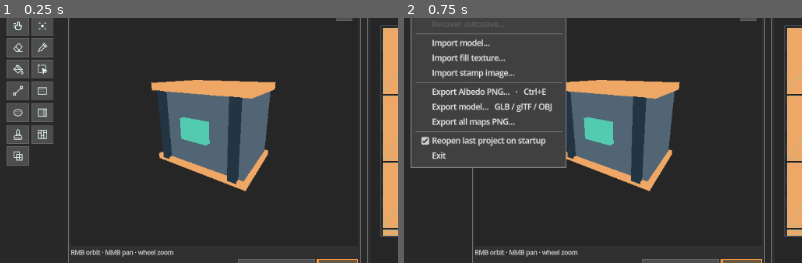
Above: before the commit, frames 1-2 (left to right).
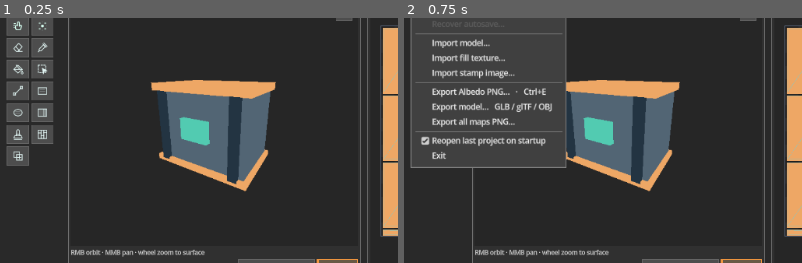
Above: after the commit, the same moments.

Repository: duasun/PixelTexturePainter
Game: Godot game, scene res://scenes/main_window.tscn
Same seed, same stepped clock (60 frames per second), same inputs: the game is played once before the commit and once after it.
Inputs:
- Up to frame 1 (0.25 s): no input
- Up to frame 2 (0.75 s): click "File" at 0.5 s
The pictures show only the part of the screen within x 0-50%, y 21-71%; the shares and areas given below are measured in that part.

The runs differ from the first frame. In frame 1, 0.1% of the frame differs, in the area x 43-52%, y 94-97%; in frame 2, 0.1%.

Commit message:
Make model camera zoom slow and surface focused

Diff:
--- a/scenes/model_view.tscn
+++ b/scenes/model_view.tscn
@@ -143,5 +143,5 @@
 edit_alpha = false
 [node name="Navigation" type="Label" parent="."]
 layout_mode = 2
-text = "RMB orbit · MMB pan · wheel zoom"
+text = "RMB orbit · MMB pan · wheel zoom to surface"
 theme_override_font_sizes/font_size = 11
--- a/tests/run_ui.gd
+++ b/tests/run_ui.gd
@@ -27,6 +27,32 @@
 	root.size = Vector2i(1440,900)
 	scene.get_node("%Autosave").stop()
 	await ready_document(scene)
+	var model_view: ModelView = scene.model_view
+	var zoom_point: Vector2 = model_view.display.size * 0.5
+	var zoom_hit: Dictionary = model_view._hit(zoom_point)
+	check(not zoom_hit.is_empty(), "Camera zoom test starts on a visible model surface")
+	if not zoom_hit.is_empty():
+		var surface_point: Vector3 = zoom_hit.position
+		var original_camera: Vector3 = model_view.camera.position
+		var original_distance: float = model_view.distance
+		var original_near: float = model_view.camera.near
+		var original_screen: Vector2 = model_view.camera.unproject_position(surface_point)
+		var model_wheel := InputEventMouseButton.new()
+		model_wheel.button_index = MOUSE_BUTTON_WHEEL_UP
+		model_wheel.pressed = true
+		model_wheel.position = zoom_point
+		model_view._input_display(model_wheel)
+		check(is_equal_approx(model_view.distance, original_distance * ModelView.ZOOM_STEP) and model_view.camera.near < original_near, "Wheel zoom uses smaller steps and brings the near plane closer")
+		check(model_view.camera.unproject_position(surface_point).distance_to(original_screen) < 1.0, "Zoom keeps the surface under the cursor")
+		for i in 220: model_view._zoom_at(zoom_point, true)
+		var toward_surface: Vector3 = (surface_point - original_camera).normalized()
+		var remaining: float = (surface_point - model_view.camera.position).dot(toward_surface)
+		check(remaining > 0.0 and model_view.camera.near < remaining and model_view.distance < original_distance * 0.001, "Close zoom stops before crossing the surface and keeps it unclipped")
+		model_wheel.button_index = MOUSE_BUTTON_WHEEL_DOWN
+		var closest_distance: float = model_view.distance
+		model_view._input_display(model_wheel)
+		check(model_view.distance > closest_distance, "Wheel down moves away from the surface")
+		model_view.frame_model()
 	var bar = scene.get_node("%MenuBar")
 	var undo_button: Button = scene.model_view.get_node("Header/Undo")
 	var redo_button: Button = scene.model_view.get_node("Header/Redo")
--- a/ui/model_view.gd
+++ b/ui/model_view.gd
@@ -1,5 +1,7 @@
 class_name ModelView
 extends VBoxContainer
+const ZOOM_STEP := 0.95
+const MIN_DISTANCE_FACTOR := 0.0001
 signal surface_event(phase: String, hit: Dictionary, modifiers: int)
 signal gesture_motion(delta: Vector2)
 signal hovered(hit: Dictionary)
@@ -109,10 +111,25 @@
 	camera.position = target + direction * distance
 	camera.look_at(target)
 	camera.size = distance * 0.8
-	camera.near = maxf(0.001, distance * 0.001)
-	camera.far = maxf(100.0, distance * 100.0)
+	var model_extent := geometry.bounds.size.length() if geometry != null else 1.0
+	var model_reach := target.distance_to(geometry.bounds.get_center()) + model_extent if geometry != null else model_extent
+	camera.near = maxf(0.000001, distance * 0.0005)
+	camera.far = maxf(1.0, distance + model_reach * 2.0)
 	if display.get_global_rect().has_point(get_global_mouse_position()):
 		hovered.emit(_hit(display.get_local_mouse_position()))
+
+func _zoom_at(point: Vector2, inward: bool) -> void:
+	var model_extent := geometry.bounds.size.length() if geometry != null else 1.0
+	var minimum := maxf(0.0001, model_extent * MIN_DISTANCE_FACTOR)
+	var next_distance := clampf(distance * (ZOOM_STEP if inward else 1.0 / ZOOM_STEP), minimum, 100000.0)
+	if next_distance == distance: return
+	var hit := _hit(point)
+	if hit.is_empty(): hit = _hit(display.size * 0.5)
+	if not hit.is_empty():
+		# Dolly towards the visible surface while keeping it under the cursor.
+		target = target.lerp(hit.position, 1.0 - next_distance / distance)
+	distance = next_distance
+	_update_camera()
 
 func set_cursor(hit: Dictionary, resolution: Vector2, diameter: int, rounded: bool, mirrored: bool) -> void:
 	display_material.set_shader_parameter("cursor_visible", not hit.is_empty() and geometry != null and geometry.has_uv)
@@ -160,11 +177,9 @@
 		elif event.button_index == MOUSE_BUTTON_MIDDLE:
 			_pan = event.pressed
 		elif event.button_index == MOUSE_BUTTON_WHEEL_UP and event.pressed:
-			distance = maxf(0.01, distance * 0.9)
-			_update_camera()
+			_zoom_at(event.position, true)
 		elif event.button_index == MOUSE_BUTTON_WHEEL_DOWN and event.pressed:
-			distance = minf(100000.0, distance / 0.9)
-			_update_camera()
+			_zoom_at(event.position, false)
 		elif event.button_index == MOUSE_BUTTON_LEFT:
 			_painting = event.pressed
 			if event.pressed:
Not shown, changed: README.md
